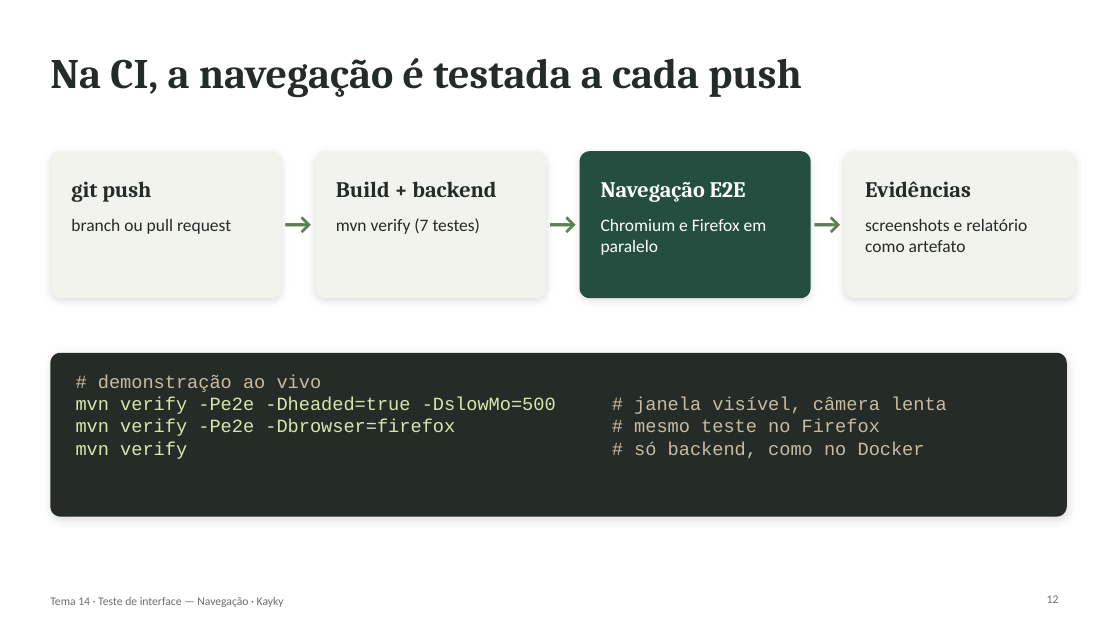
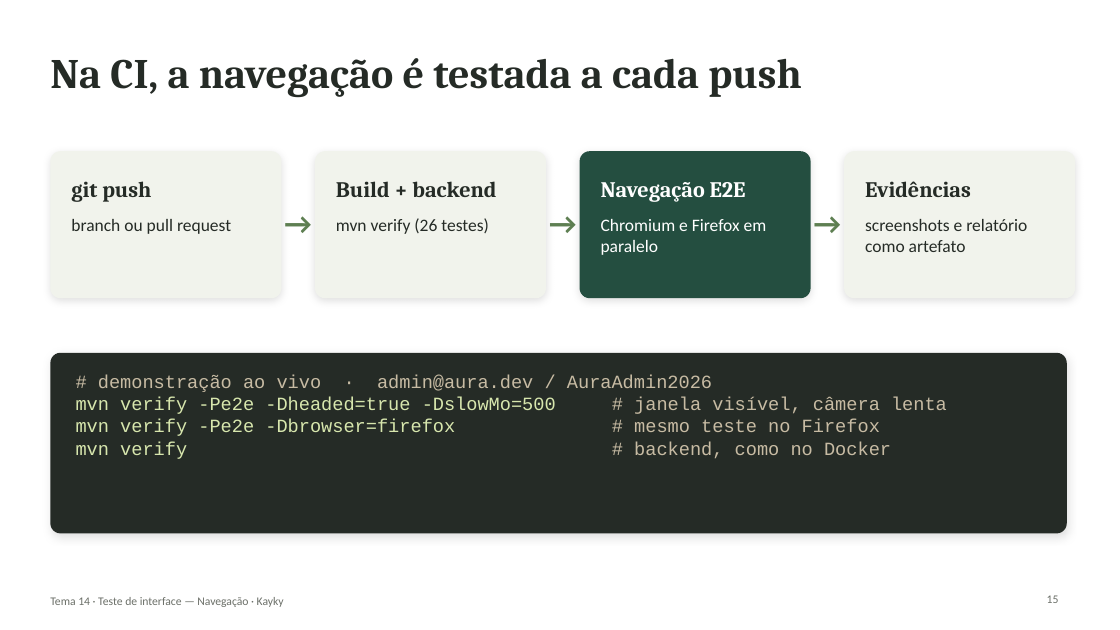
Before and after one commit to KaykyOne/f-e-commerce, a slide deck: slide 15 of docs/tema-14-navegacao/Apresentacao-Tema14-Navegacao.pptx (slide 12 before the commit). Drawn at 1120x630 pixels with LibreOffice and Linux fonts; fonts in the diff are those of the drawing. Boxes give left, top, right and bottom in pixels: in the first picture for what was removed or moved away, otherwise in the second. Text is boxed around its words. In the diff, an @@ line names an element or a change of style, - is before the commit and + after.

```diff
--- a/docs/tema-14-navegacao/Apresentacao-Tema14-Navegacao.pptx
+++ b/docs/tema-14-navegacao/Apresentacao-Tema14-Navegacao.pptx
@@ text at (336,218,489,234): text changed @@
-mvn verify (7 testes)
+mvn verify (26 testes)
@@ rounded rectangle: place and size @@
-rounded rectangle at (50,353,1067,517)
+rounded rectangle at (50,353,1067,534)
@@ rounded rectangle at (50,353,1067,534): proportions changed @@
@@ text at (98,375,712,392): text changed @@
-# demonstração ao vivo
+# demonstração ao vivo · admin@aura.dev / AuraAdmin2026
@@ text at (76,442,891,459): text changed @@
-mvn verify # só backend, como no Docker
+mvn verify # backend, como no Docker
@@ page number at (1047,595,1059,603): text changed @@
-12
+15
```
Also in this commit, not shown: 8 other slides changed, 5 slides added, 2 slides removed, 14 other files.
